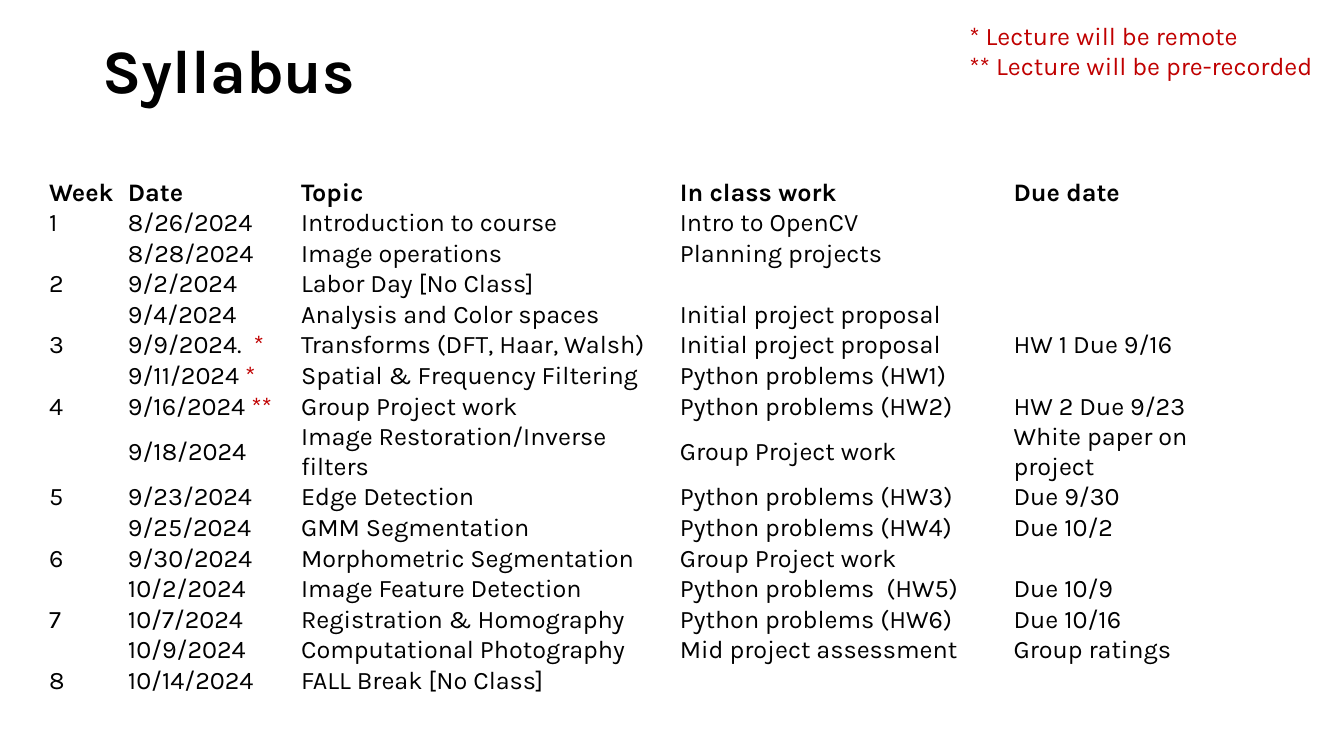
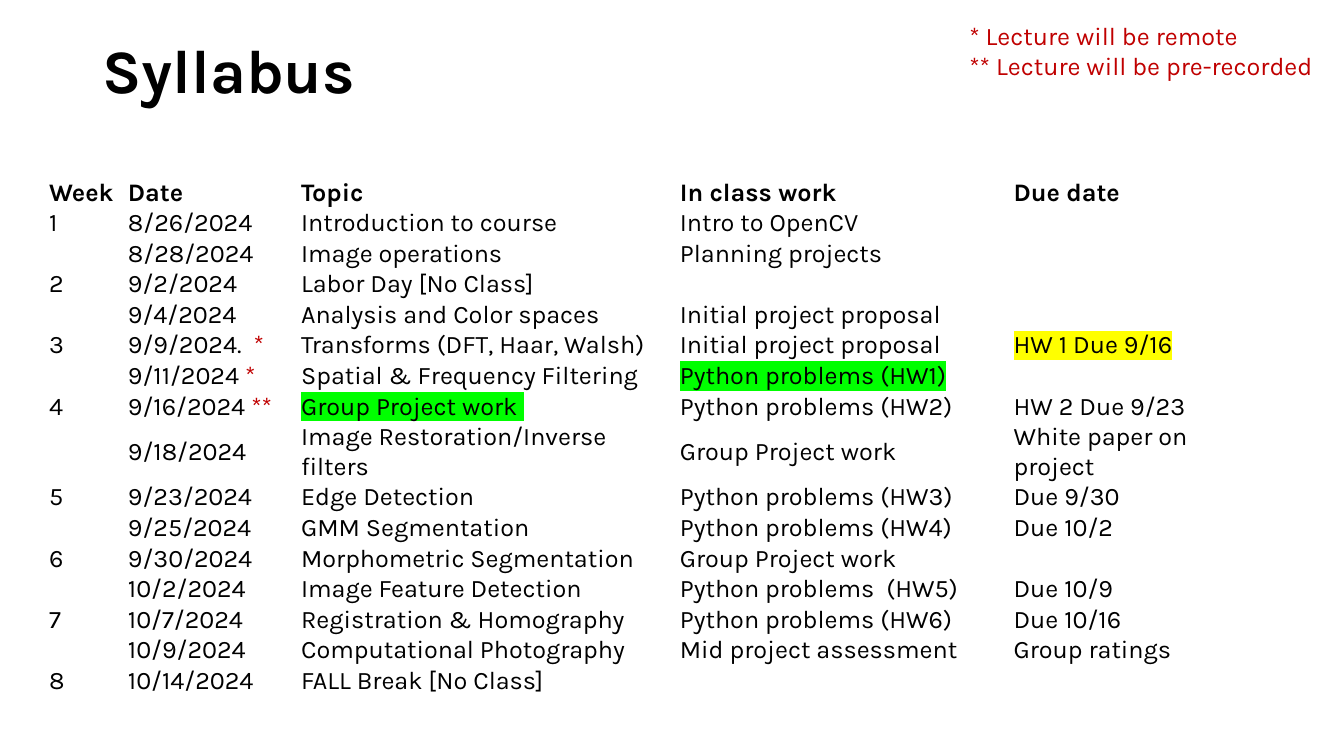
Before and after one commit to SSOE-ECE1390/LecturePowerPoints, a slide deck: slide 2 of ECE1390_Homework.pptx. Drawn at 1344x756 pixels with LibreOffice and Linux fonts; fonts in the diff are those of the drawing. Boxes give left, top, right and bottom in pixels: in the first picture for what was removed or moved away, otherwise in the second. Text is boxed around its words. In the diff, an @@ line names an element or a change of style, - is before the commit and + after.

Commit message:
Finished lecture 6

```diff
--- a/ECE1390_Homework.pptx
+++ b/ECE1390_Homework.pptx
@@ table at box(48, 177, 1268, 696) @@
@@ highlight none to #FFFF00 in "HW 1 Due 9/16" @@
@@ highlight none to #00FF00 in "Python problems (HW1)", "Group Project work" @@
```
Also in this commit, not shown: 1 other file.
